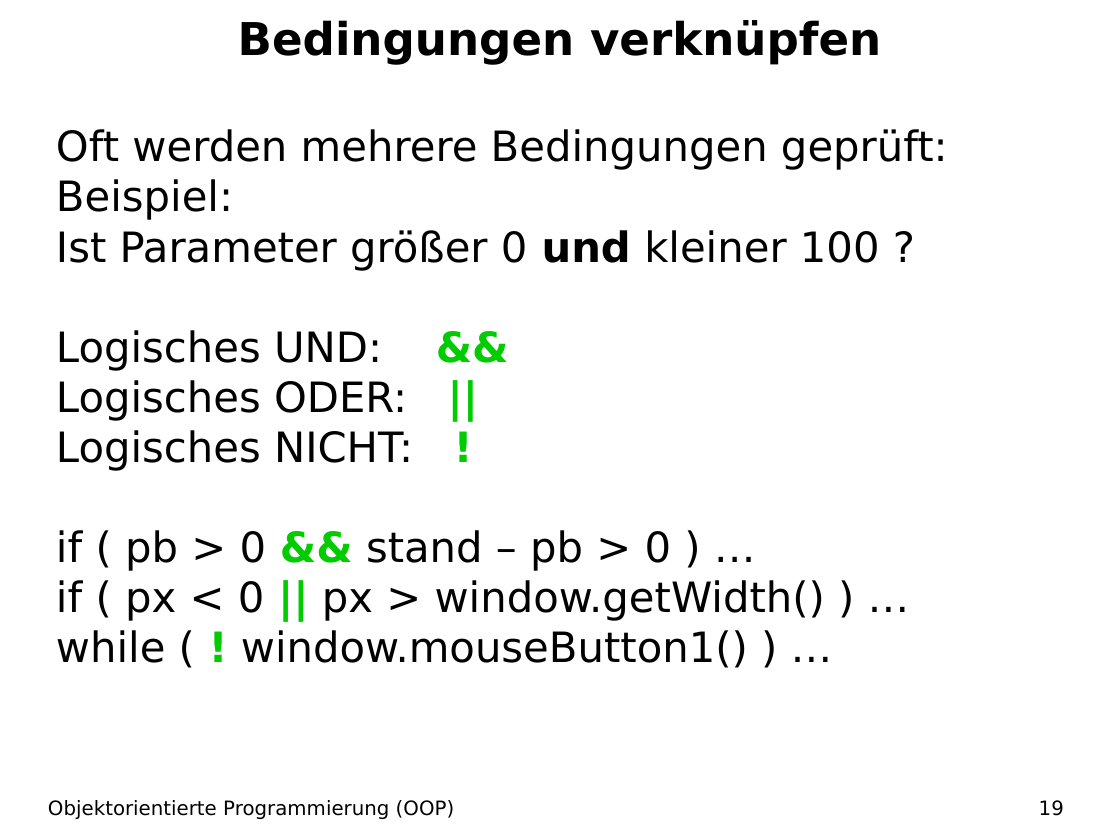
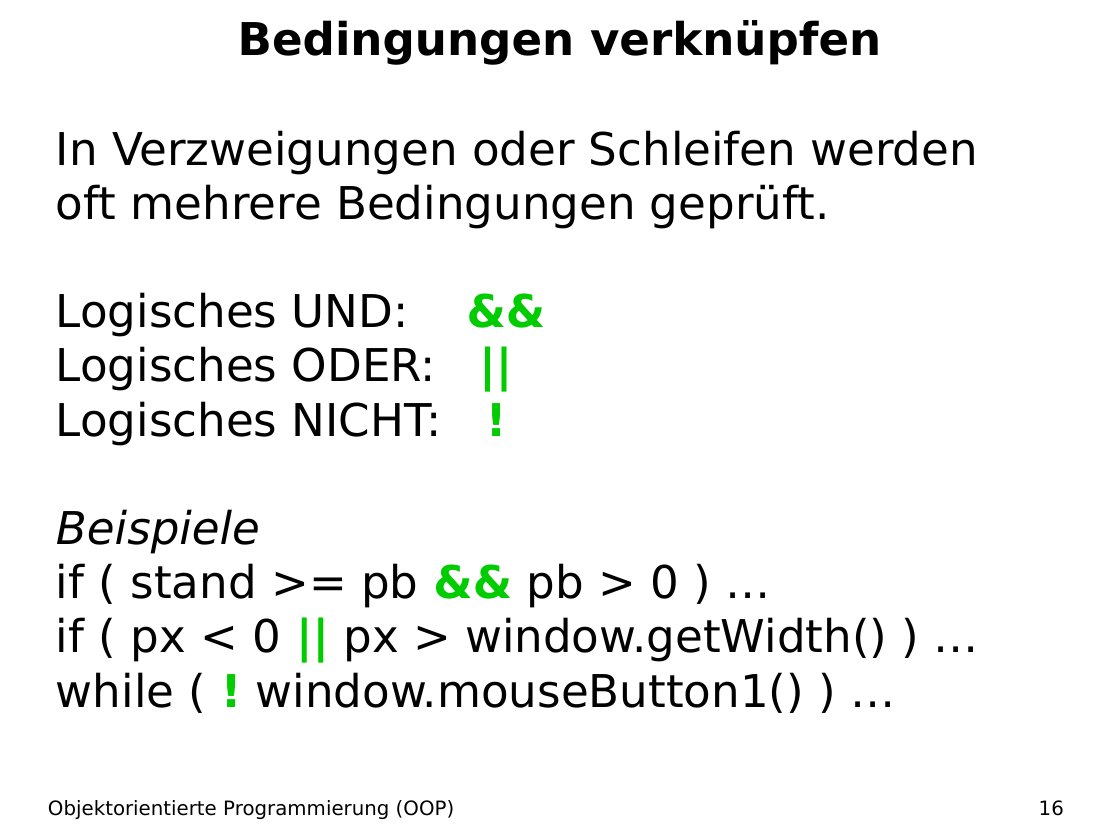
Before and after one commit to christianpothmann/Informatikunterricht, a slide deck: slide 16 of Java/01 OOP/Einführung OOP Source/22 Zugriffsmodifikator/PR Zugriffsmodifikator.odp (slide 19 before the commit). Drawn at 1120x840 pixels with LibreOffice and Linux fonts; fonts in the diff are those of the drawing. Boxes give left, top, right and bottom in pixels: in the first picture for what was removed or moved away, otherwise in the second. Text is boxed around its words. In the diff, an @@ line names an element or a change of style, - is before the commit and + after.

Commit message:
Größeres Update von "OOP"
Viele Korrekturen, mehrere neue Foliensätze und Aufgaben

```diff
--- a/Java/01 OOP/Einführung OOP Source/22 Zugriffsmodifikator/PR Zugriffsmodifikator.odp
+++ b/Java/01 OOP/Einführung OOP Source/22 Zugriffsmodifikator/PR Zugriffsmodifikator.odp
@@ text at (56, 130, 978, 229): text changed; size 29.6 to 32 pt @@
-Oft werden mehrere Bedingungen geprüft:
-Beispiel:
-Ist Parameter größer 0 und kleiner 100 ?
+In Verzweigungen oder Schleifen werden oft mehrere Bedingungen geprüft.
@@ text at (56, 292, 887, 713): size 29.6 to 32 pt in "Logisches UND: &&", "Logisches ODER: ||", "Logisches NICHT: !", "if ( px < 0 || px ..." and 1 more places @@
@@ text at (56, 509, 679, 608): text changed; size 29.6 to 32 pt @@
-if ( pb > 0 && stand – pb > 0 ) …
+Beispiele
+if ( stand >= pb && pb > 0 ) …
@@ page number at (1039, 800, 1064, 816): text changed @@
-19
+16
```
Also in this commit, not shown: 4 other slides changed, 52 other files.
